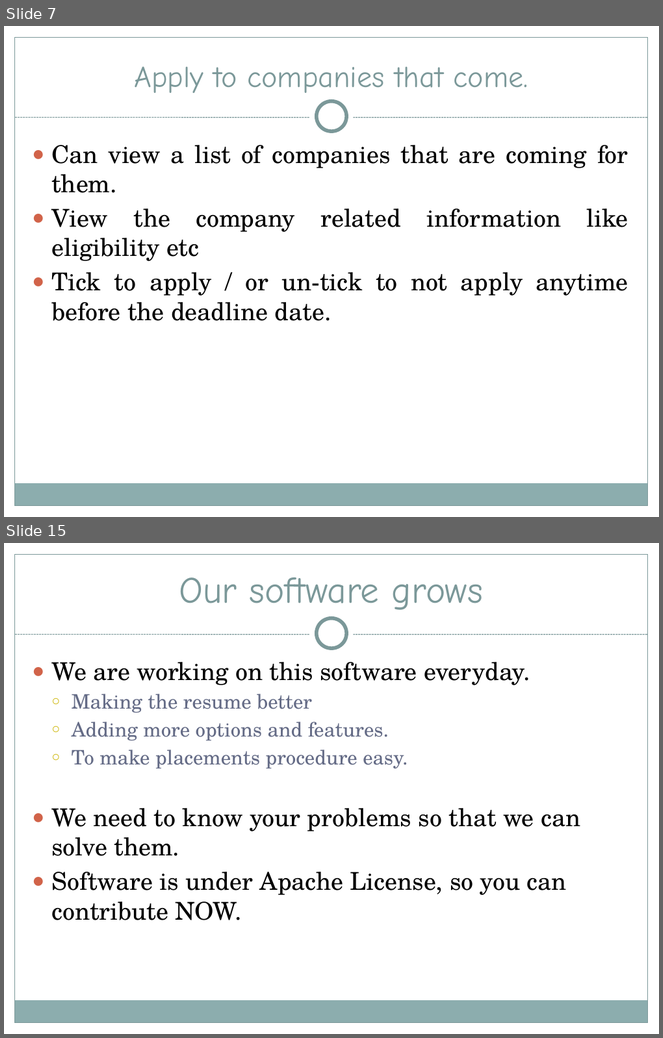
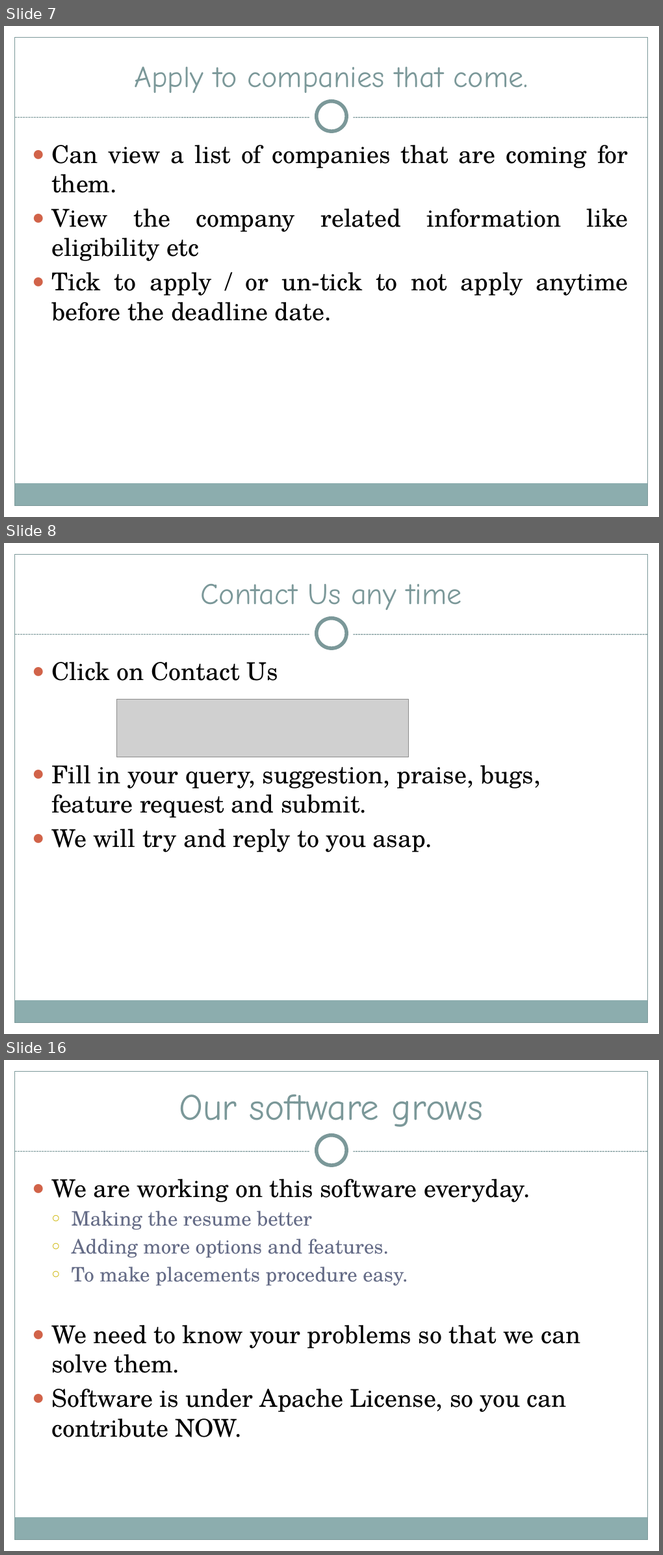
Before and after one commit to knightsamar/laresumex, a slide deck: doc/laresumex.pptx. Shown one above the other, each under a label of ours: slides 7 and 15 before the commit, slides 7, 8 and 16 after it; the slides between them are not shown. The pictures are 663x1038 and 663x1555 pixels, drawn with LibreOffice and Linux fonts; fonts in the diff are those of the drawing; grey boxes stand for pictures; background and template pictures are left out. Boxes give left, top, right and bottom in pixels: in the first picture for what was removed or moved away, otherwise in the second. Text is boxed around its words. In the diff, an @@ line names an element or a change of style, - is before the commit and + after.

```diff
--- a/doc/laresumex.pptx
+++ b/doc/laresumex.pptx
@@ slide 8 added at [4,543,659,1034], background picture (left out); not listed: 8 template elements that a slide beside it also shows @@
@@ title added at [201,584,462,610], 33 pt, text #7C999A @@
+Contact Us any time
@@ text added at [51,662,540,852], 27 pt, text #000000 @@
+● Click on Contact Us
+● Fill in your query, suggestion, praise, bugs, feature request and submit.
+● We will try and reply to you asap.
@@ picture added at [116,699,409,757] @@
@@ what was slide 15 is now slide 16 @@
```
Also in this commit, not shown: 7 slides changed, 3 other files.
